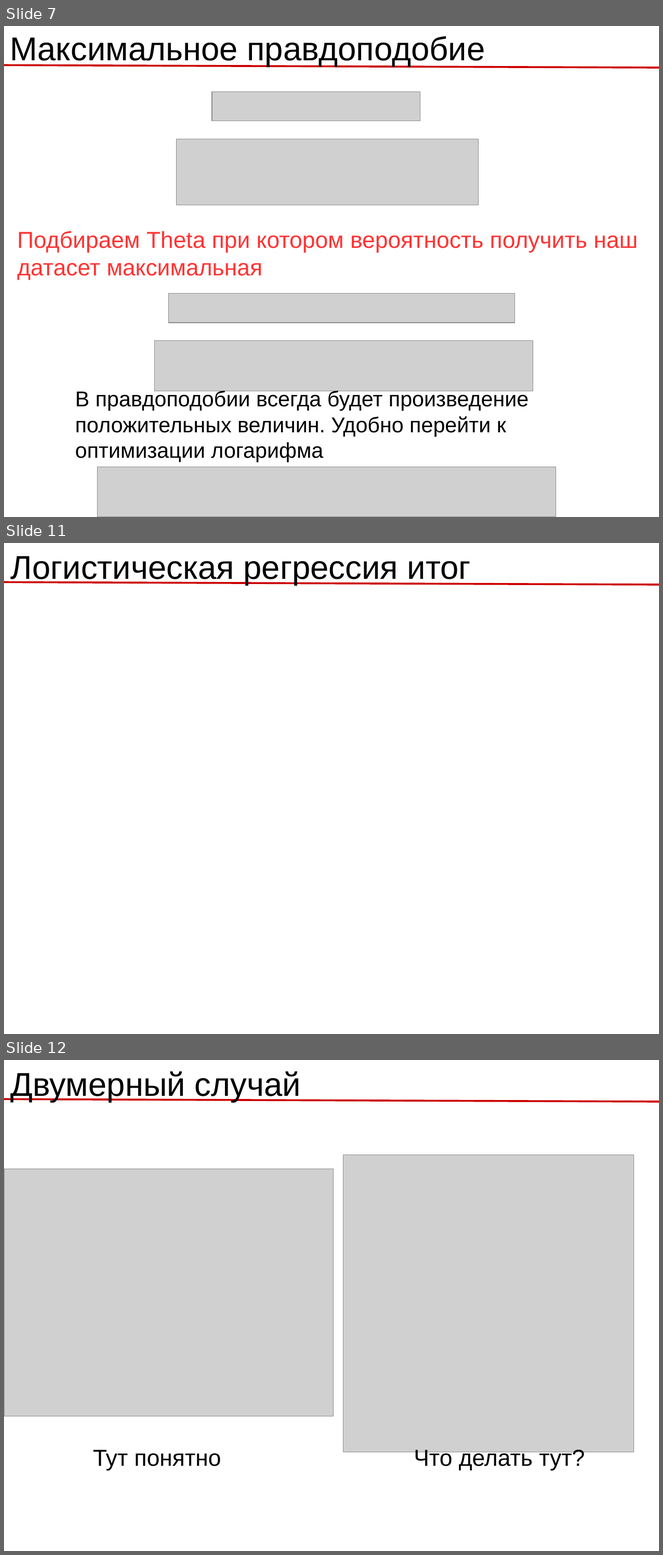
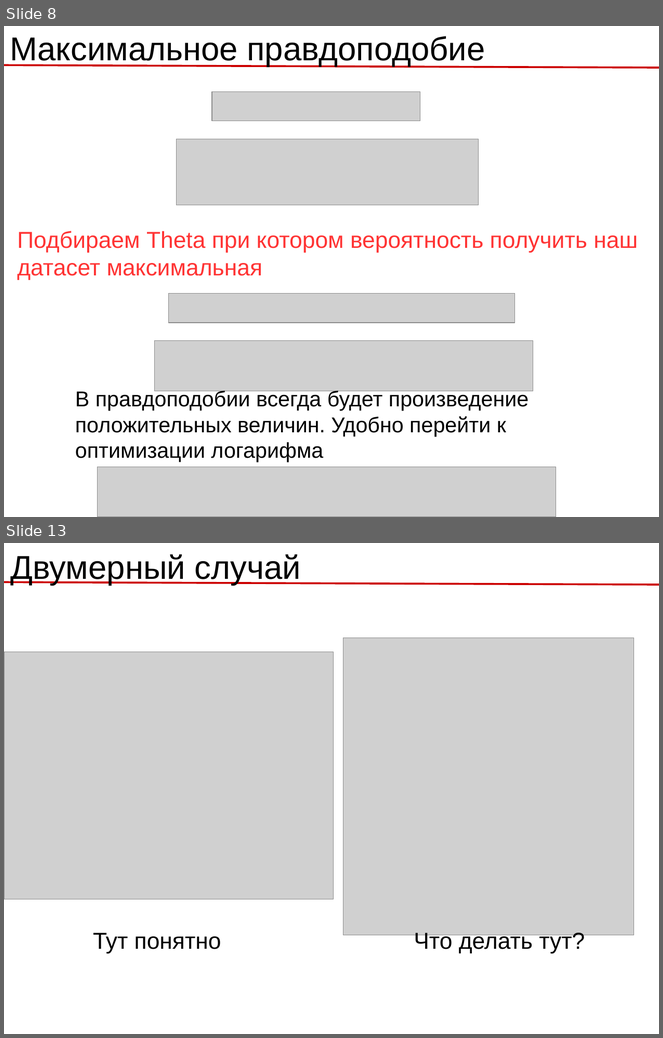
Before and after one commit to rykachevskiy/239, a slide deck: 3.Classification,Logistic_regression/Logistic_regression.odp. Shown one above the other, each under a label of ours: slides 7, 11 and 12 before the commit, slides 8 and 13 after it; the slides between them are not shown. The pictures are 663x1555 and 663x1038 pixels, drawn with LibreOffice and Linux fonts; fonts in the diff are those of the drawing; grey boxes stand for pictures. Boxes give left, top, right and bottom in pixels: in the first picture for what was removed or moved away, otherwise in the second. Text is boxed around its words. In the diff, an @@ line names an element or a change of style, - is before the commit and + after.

```diff
--- a/3.Classification,Logistic_regression/Logistic_regression.odp
+++ b/3.Classification,Logistic_regression/Logistic_regression.odp
@@ slide 11 removed at (x1=4, y1=543, x2=659, y2=1034), background #FFFFFF @@
@@ text removed at (x1=11, y1=556, x2=471, y2=585) @@
-Логистическая регрессия итог
@@ line removed from (4, 582) to (659, 585) @@
@@ what was slide 7 is now slide 8 @@
@@ what was slide 12 is now slide 13 @@
```
Also in this commit, not shown: 3 slides changed, 13 slides added, 8 other slides removed, 9 other files.
